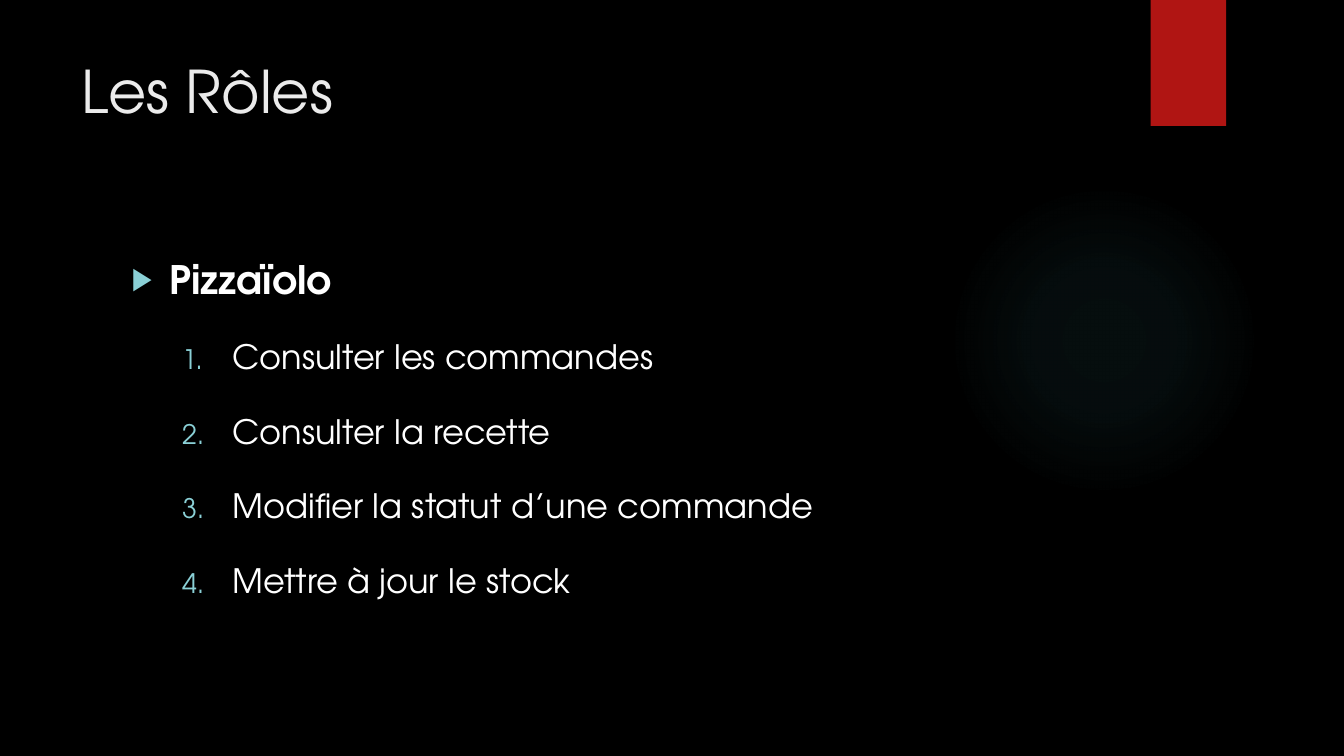
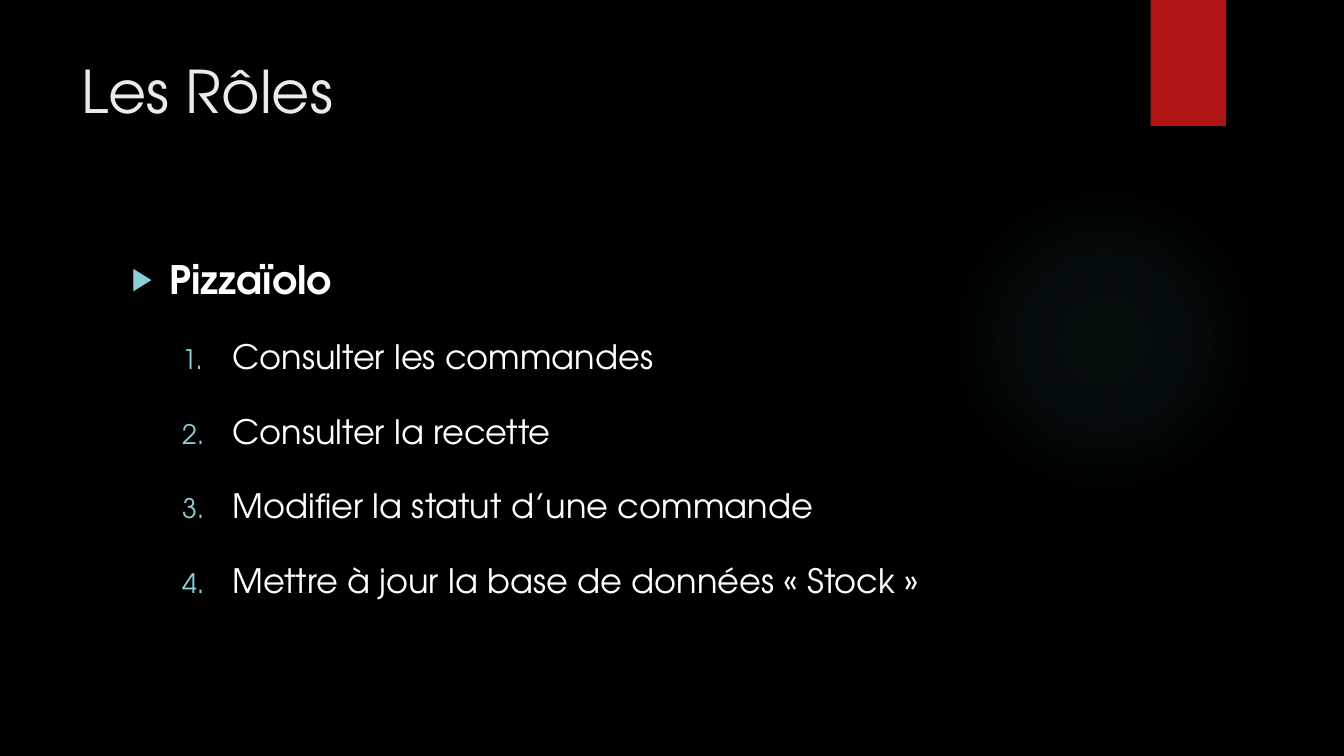
Before and after one commit to delattr/oc-pizza, a slide deck: slide 8 of OC PIZZA presentation.pptx. Drawn at 1344x756 pixels with LibreOffice and Linux fonts; fonts in the diff are those of the drawing; background and template pictures are left out. Boxes give left, top, right and bottom in pixels: in the first picture for what was removed or moved away, otherwise in the second. Text is boxed around its words. In the diff, an @@ line names an element or a change of style, - is before the commit and + after.

```diff
--- a/OC PIZZA presentation.pptx
+++ b/OC PIZZA presentation.pptx
@@ text at (233, 567, 895, 599): text changed @@
-  4. Mettre à jour le stock
+  4. Mettre à jour la base de données « Stock »
```
Also in this commit, not shown: 2 other slides changed, 1 other file.
